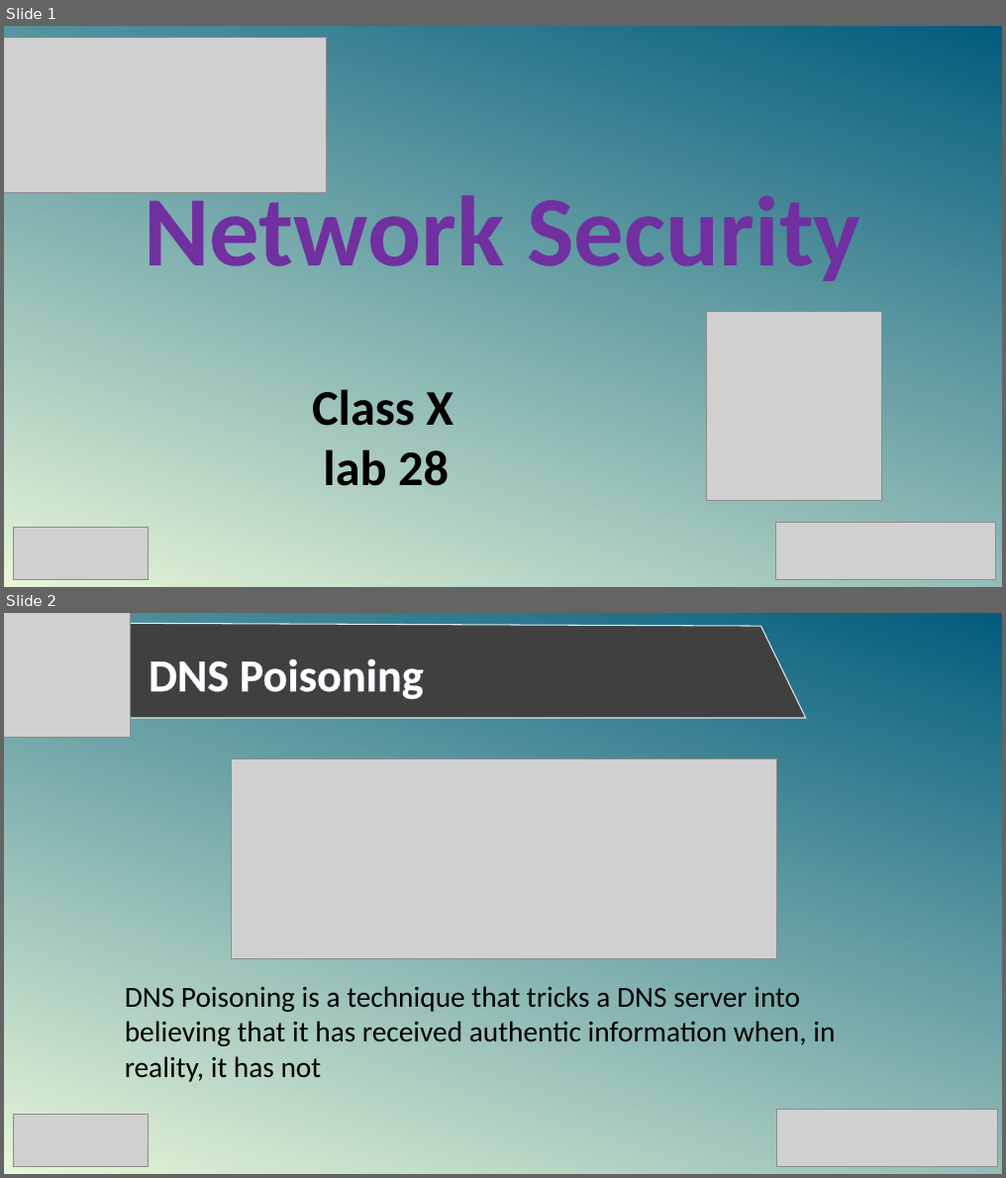
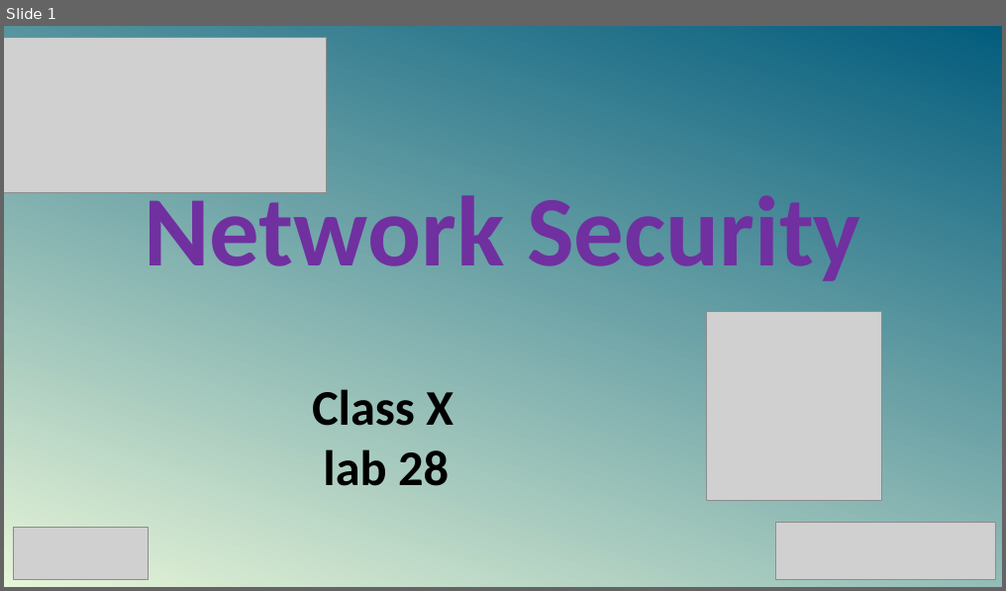
Before and after one commit to SabitDeepto/IIDP, a slide deck: Network Security/class 10/NetSec_10/2. Presentation/NetSec_10.pptx. Shown one above the other, each under a label of ours: slides 1 and 2 before the commit, slide 1 after it. The pictures are 1006x1178 and 1006x591 pixels, drawn with LibreOffice and Linux fonts; fonts in the diff are those of the drawing; grey boxes stand for pictures. Boxes give left, top, right and bottom in pixels: in the first picture for what was removed or moved away, otherwise in the second. Text is boxed around its words. In the diff, an @@ line names an element or a change of style, - is before the commit and + after.

```diff
--- a/Network Security/class 10/NetSec_10/2. Presentation/NetSec_10.pptx
+++ b/Network Security/class 10/NetSec_10/2. Presentation/NetSec_10.pptx
@@ slide 2 removed at [4, 613, 1002, 1174], background gradient #E7F5D9 to #035C7D @@
@@ picture removed at [4, 613, 131, 738] @@
@@ freeform shape removed at [40, 623, 806, 718] @@
@@ text removed at [149, 659, 424, 699] @@
-DNS Poisoning
@@ picture removed at [232, 759, 776, 959] @@
@@ text removed at [125, 986, 835, 1082] @@
-DNS Poisoning is a technique that tricks a DNS server into believing that it has received authentic information when, in reality, it has not
@@ picture removed at [13, 1115, 148, 1166] @@
@@ picture removed at [776, 1109, 997, 1167] @@
```
Also in this commit, not shown: 8 slides added, 8 other slides removed, 6 other files.
